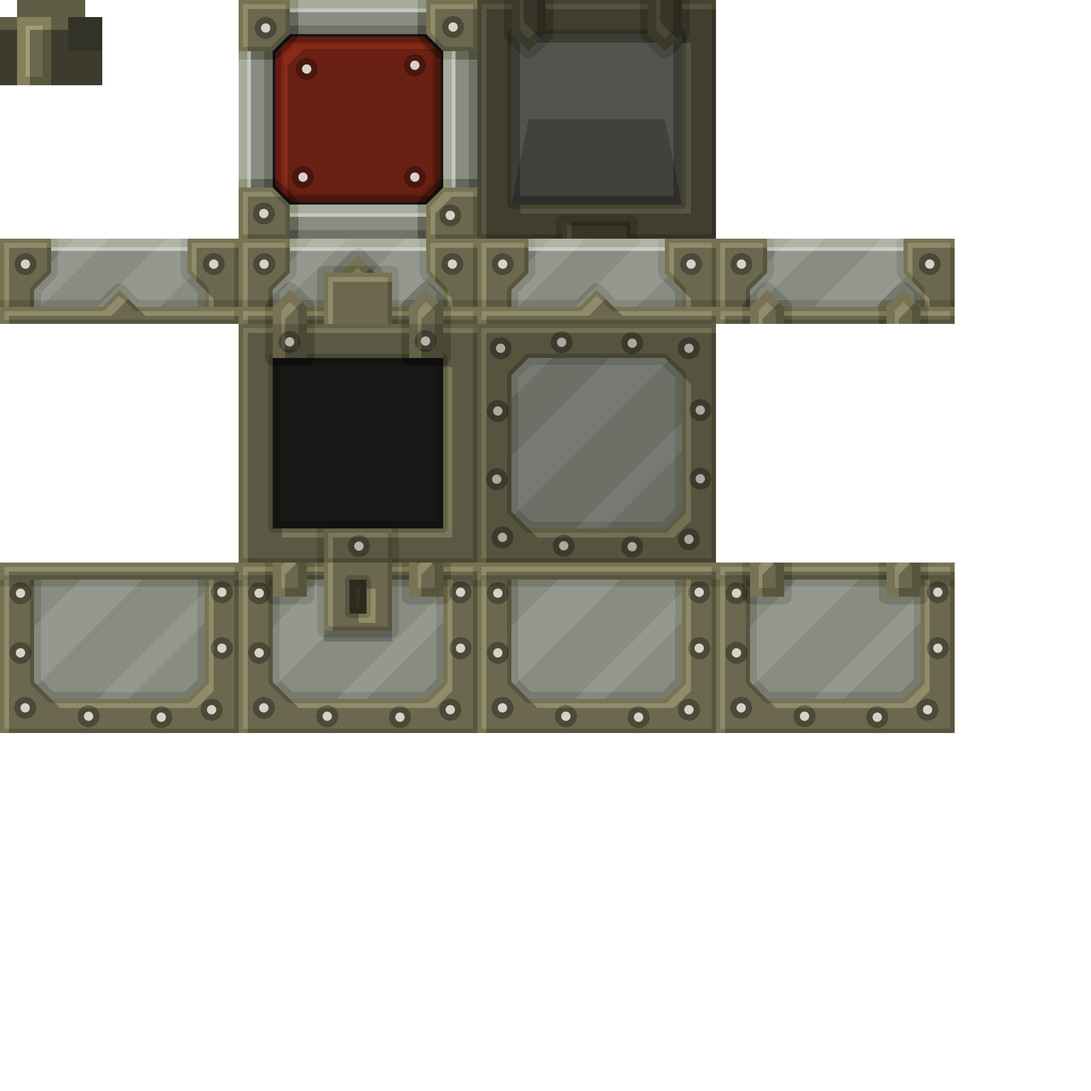
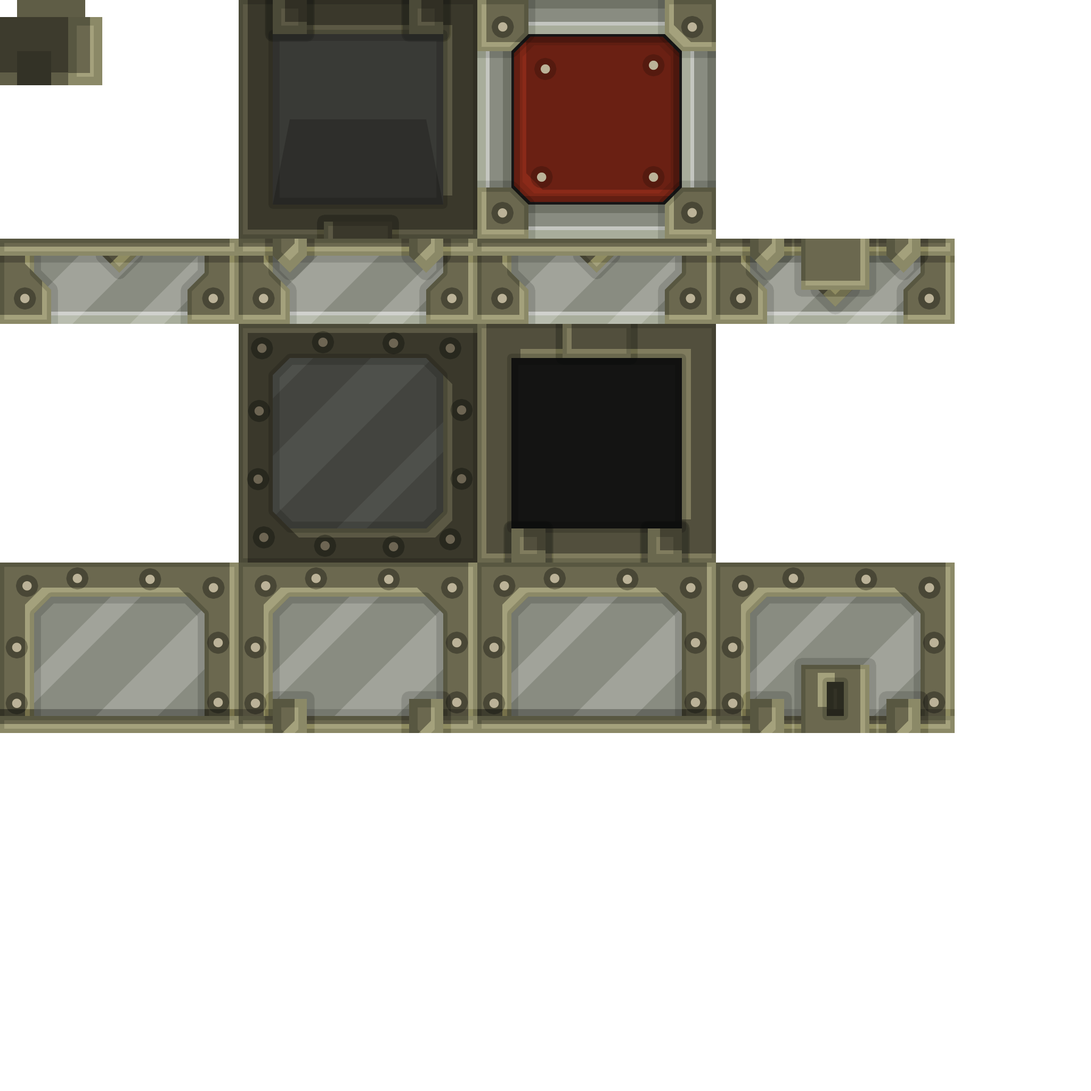
Revision of a layered 1091px x 1091px image; what changed, layer by layer:
added group "metal" with 32 layers above "top lid" over <box>0,0,956,734</box>
added layer "rivets" in group "metal" over <box>11,21,940,709</box>
added layer "Rectangle 3" in group "metal" over <box>238,0,717,563</box>
moved "Forme 5 copie" into group "metal", painted on it, unmasked it over <box>324,223,870,734</box>
moved "Forme 64 copie 5" (in "metal") into group "metal", painted on it, unmasked it over <box>272,204,921,734</box>
added layer "Rectangle 4 copy" in group "metal" over <box>238,238,956,734</box>
moved "Forme 85 copie 3" (in "metal") into group "metal", painted on it, unmasked it over <box>0,238,956,734</box>
added layer "Rectangle 4 copy 3" in group "metal" over <box>238,238,956,734</box>
moved "Forme 86 copie 3" (in "metal") into group "metal", painted on it, unmasked it over <box>238,238,956,734</box>
added layer "Rectangle 4 copy 2" in group "metal" over <box>238,238,956,734</box>
added layer "Rectangle 5" in group "metal" over <box>238,0,717,563</box>
moved "Forme 92 copie" (in "metal") into group "metal", painted on it, unmasked it over <box>0,238,717,734</box>
added layer "Forme 92 copie copy" in group "metal" over <box>0,238,717,734</box>
added layer "Rectangle 9 copy" in group "metal" over <box>0,238,717,734</box>
moved "Forme 90 copie" (in "metal") into group "metal", painted on it, unmasked it over <box>0,238,717,734</box>
added layer "Rectangle 9" in group "metal" over <box>0,238,717,734</box>
moved "back lid" above "side left lid" over <box>238,85,956,478</box>
"Shape 1 copy" (1st of 2, in "back lid"): opacity 10% → 20%, painted on it, unmasked it over <box>238,85,956,478</box>
"Shape 1 copy" (2nd of 2, in "front lid"): opacity 10% → 20%, painted on it, unmasked it over <box>238,85,956,478</box>
…and 79 more changes (8 added, 1 blend, 36 mask, 13 moved_by, 7 opacity, 20 painted, 32 removed, 1 renamed, 10 stack)
